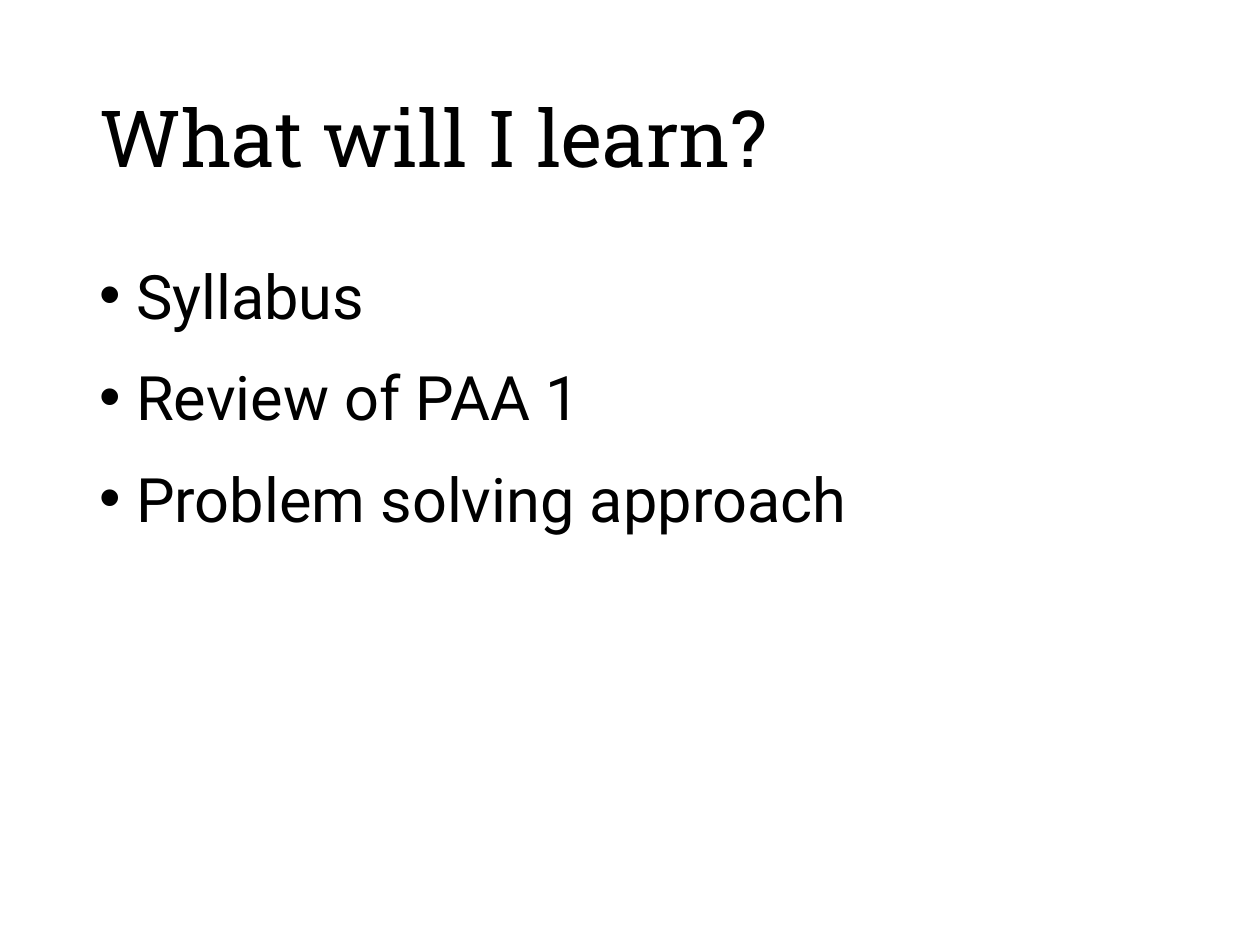
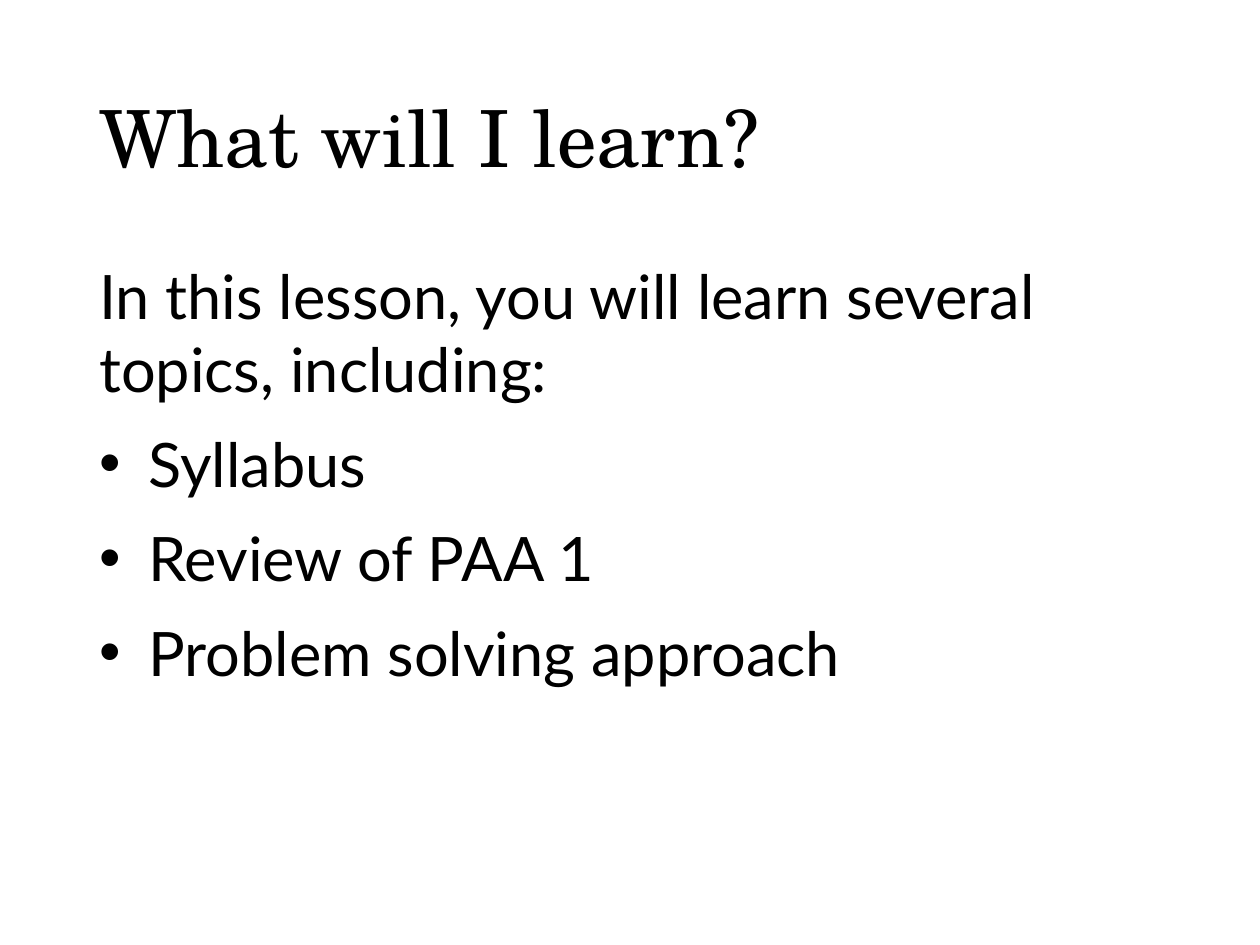
Before and after one commit to munif/paa-2, a slide deck: slide 4 of 161702/presentation/01 - Syllabus, Review of PAA 1/01. Syllabus, Review of PAA 1.pptx (slide 2 before the commit). Drawn at 1260x945 pixels with LibreOffice and Linux fonts; fonts in the diff are those of the drawing. Boxes give left, top, right and bottom in pixels: in the first picture for what was removed or moved away, otherwise in the second. Text is boxed around its words. In the diff, an @@ line names an element or a change of style, - is before the commit and + after.

Commit message:
Update presentation 1

```diff
--- a/161702/presentation/01 - Syllabus, Review of PAA 1/01. Syllabus, Review of PAA 1.pptx
+++ b/161702/presentation/01 - Syllabus, Review of PAA 1/01. Syllabus, Review of PAA 1.pptx
@@ title "What will I learn?" at [99,109,760,169]: font Roboto Slab to TeX Gyre Schola @@
@@ text at [99,274,1035,403]: paragraph added @@
+In this lesson, you will learn several topics, including:
@@ text at [148,442,840,687]: font Roboto to Lato in "Syllabus", "Review of PAA 1", "Problem solving approach"; indent changed; less space between paragraphs @@
```
Also in this commit, not shown: 6 other slides changed, 4 slides added.
